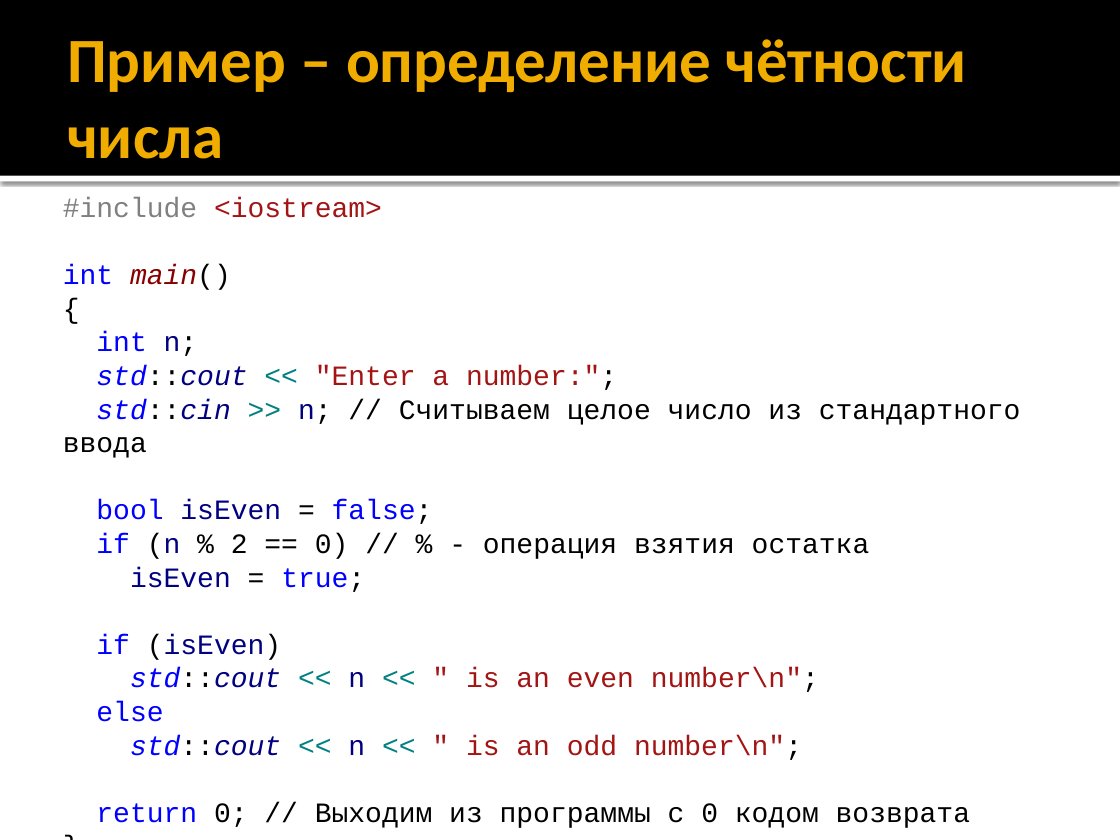
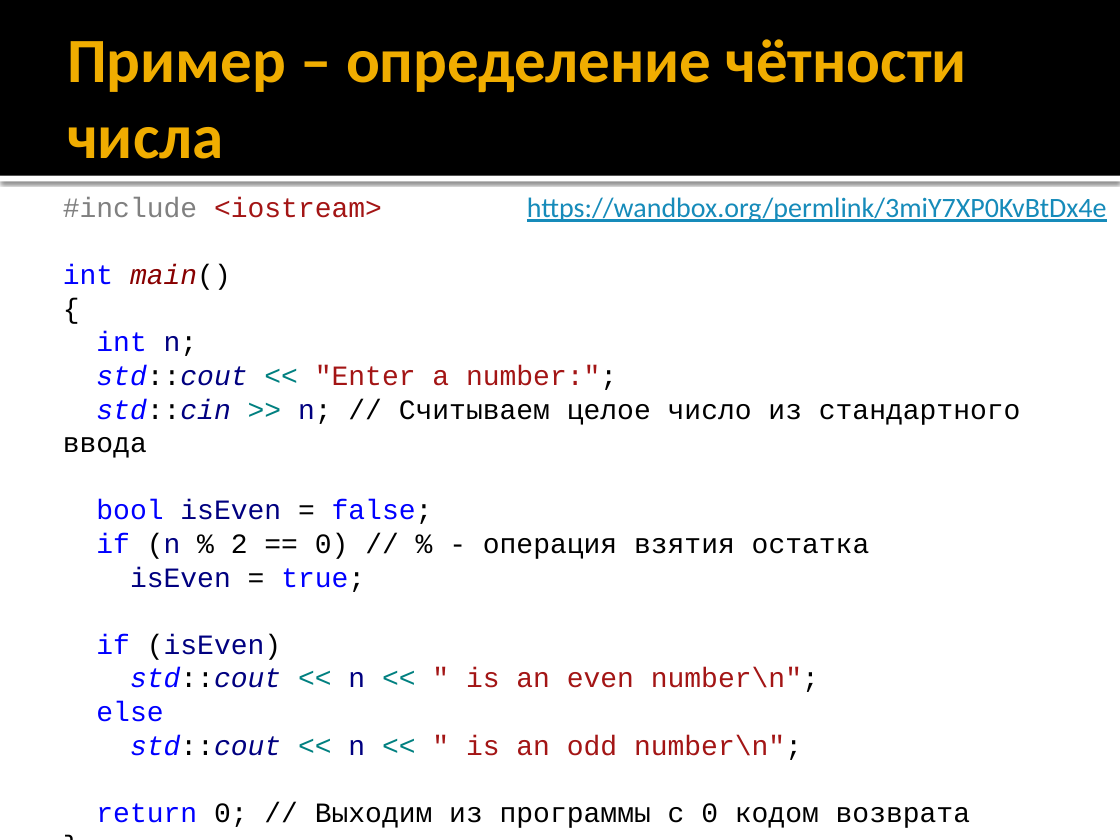
Before and after one commit to alexey-malov/oop, a slide deck: slide 8 of lectures/01/Синтаксис C++.pptx. Drawn at 1120x840 pixels with LibreOffice and Linux fonts; fonts in the diff are those of the drawing. Boxes give left, top, right and bottom in pixels: in the first picture for what was removed or moved away, otherwise in the second. Text is boxed around its words. In the diff, an @@ line names an element or a change of style, - is before the commit and + after.

Commit message:
Добавил ссылки на примеры кода онлайн

```diff
--- a/lectures/01/Синтаксис C++.pptx
+++ b/lectures/01/Синтаксис C++.pptx
@@ text added at bbox=[527, 197, 1107, 222], 18 pt, text #168BBA, underline @@
+https://wandbox.org/permlink/3miY7XP0KvBtDx4e
```
Also in this commit, not shown: 7 other slides changed.
